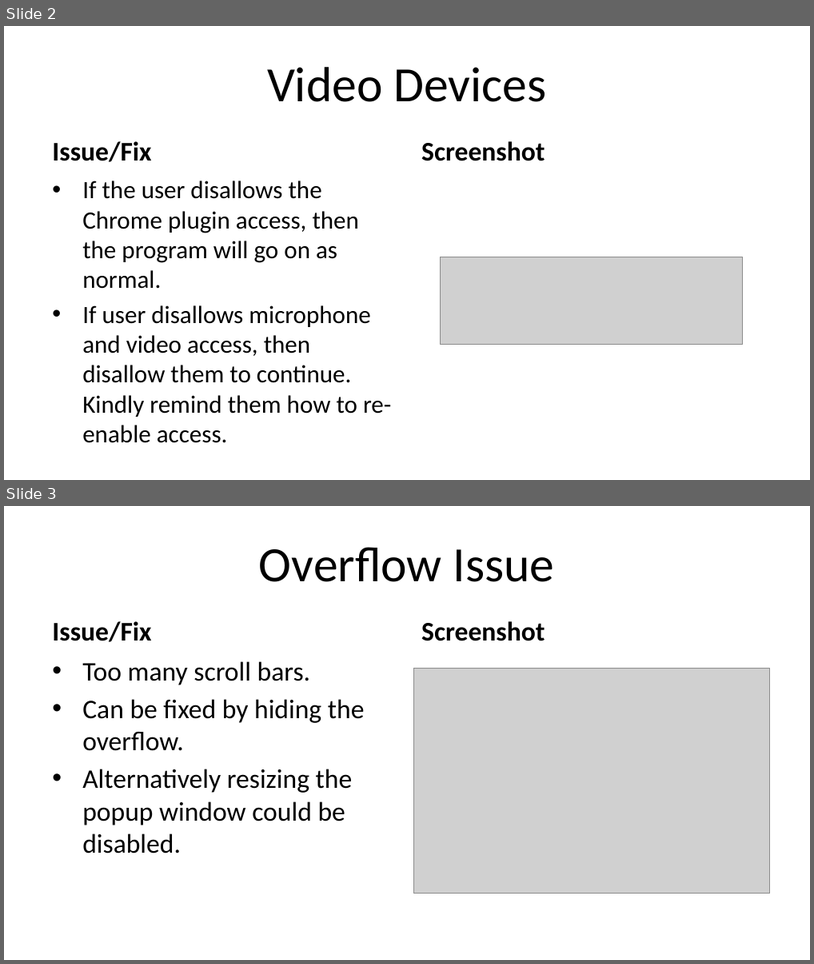
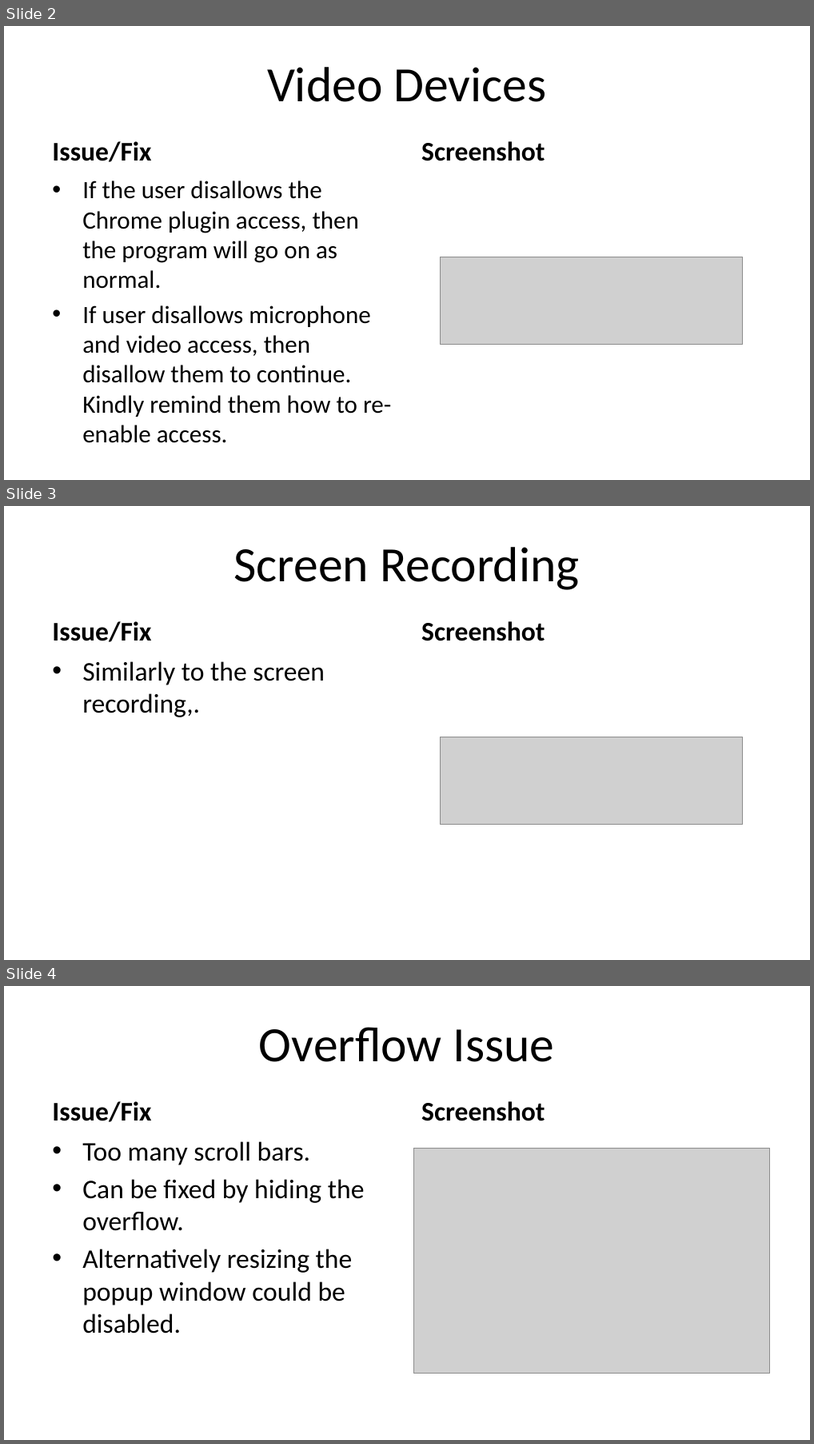
Before and after one commit to Jmackas/Proctoring_Revamp, a slide deck: proctoring/Proctoring Suggested Changes.pptx. Shown one above the other, each under a label of ours: slides 2 and 3 before the commit, slides 2, 3 and 4 after it. The pictures are 814x964 and 814x1444 pixels, drawn with LibreOffice and Linux fonts; fonts in the diff are those of the drawing; grey boxes stand for pictures. Boxes give left, top, right and bottom in pixels: in the first picture for what was removed or moved away, otherwise in the second. Text is boxed around its words. In the diff, an @@ line names an element or a change of style, - is before the commit and + after.

```diff
--- a/proctoring/Proctoring Suggested Changes.pptx
+++ b/proctoring/Proctoring Suggested Changes.pptx
@@ slide 3 added at box(4, 506, 810, 960), background #FFFFFF @@
@@ title added at box(234, 547, 579, 590), 44 pt, text #000000 @@
+Screen Recording
@@ text added at box(52, 621, 151, 642), 24 pt, text #000000, bold @@
+Issue/Fix
@@ text added at box(422, 621, 545, 641), 24 pt, text #000000, bold @@
+Screenshot
@@ text added at box(82, 661, 325, 717), 24 pt, text #000000 @@
+• Similarly to the screen recording,.
@@ picture added at box(440, 736, 742, 824) @@
@@ what was slide 3 is now slide 4 @@
```
Also in this commit, not shown: 1 other slide added, 1 other file.
